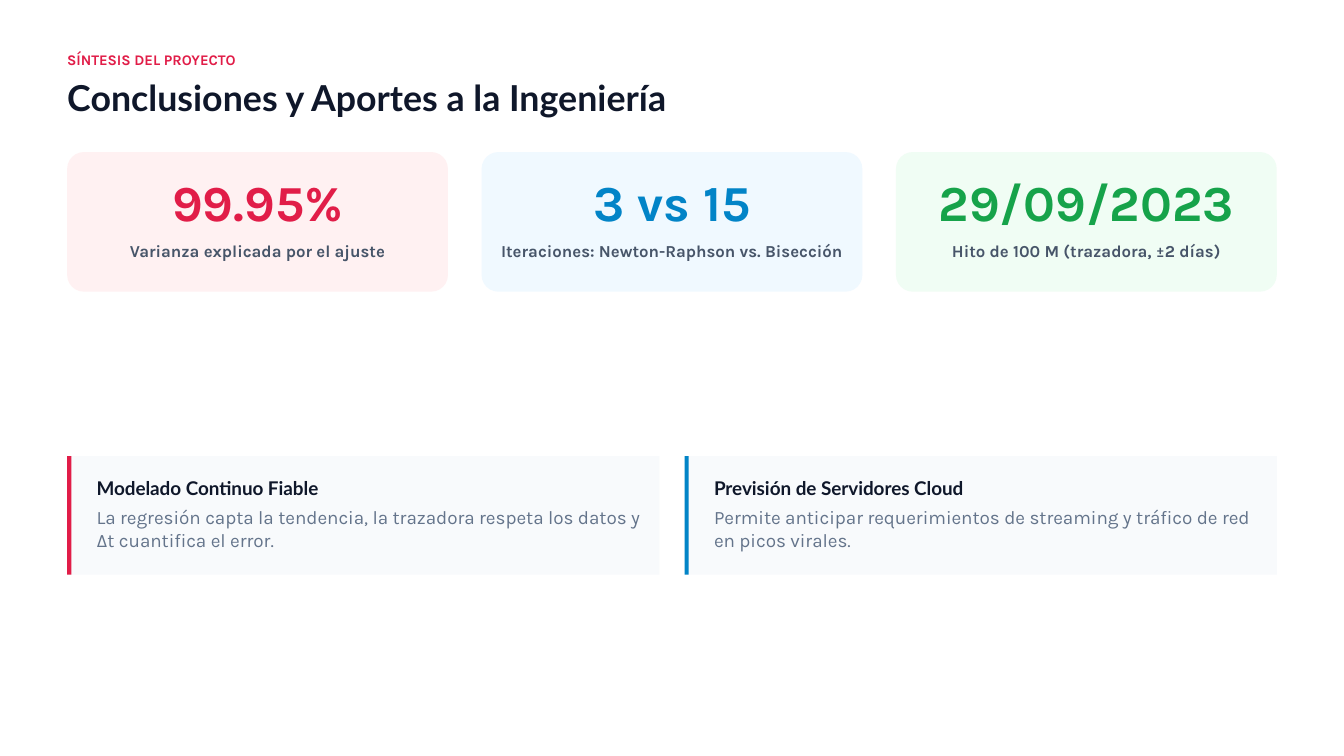
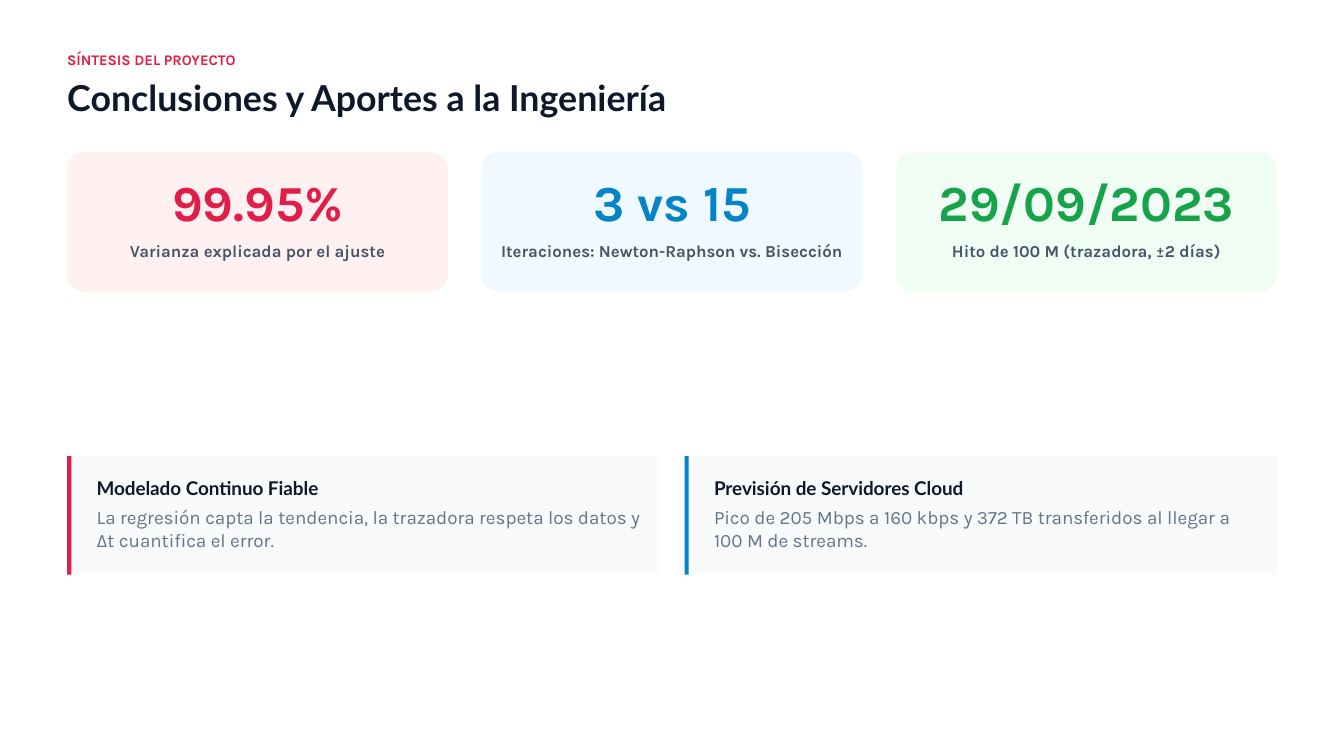
Before and after one commit to PedroGattiUCC/metodos-numericos-rosa-pastel, a slide deck: slide 13 of ENTREGABLES/Presentacion_Rosa_Pastel_Metodos_Numericos.pptx (slide 12 before the commit). Drawn at 1344x756 pixels with LibreOffice and Linux fonts; fonts in the diff are those of the drawing. Boxes give left, top, right and bottom in pixels: in the first picture for what was removed or moved away, otherwise in the second. Text is boxed around its words. In the diff, an @@ line names an element or a change of style, - is before the commit and + after.

```diff
--- a/ENTREGABLES/Presentacion_Rosa_Pastel_Metodos_Numericos.pptx
+++ b/ENTREGABLES/Presentacion_Rosa_Pastel_Metodos_Numericos.pptx
@@ text at [714,511,1230,547]: text changed @@
-Permite anticipar requerimientos de streaming y tráfico de red en picos virales.
+Pico de 205 Mbps a 160 kbps y 372 TB transferidos al llegar a 100 M de streams.
```
Also in this commit, not shown: 1 slide added, 4 other files.
